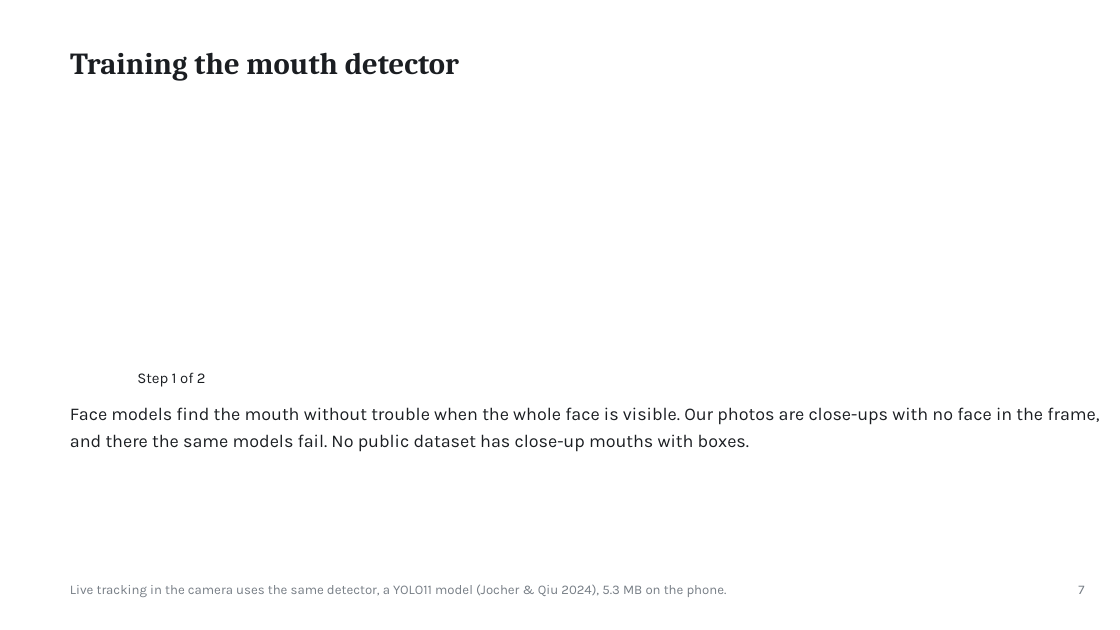
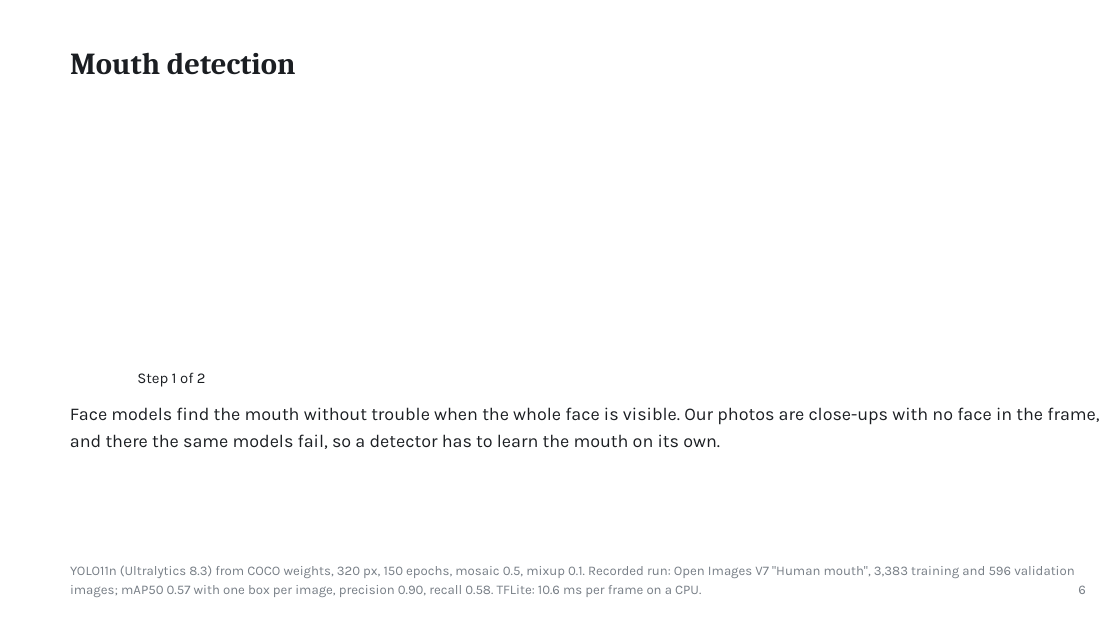
Before and after one commit to ertugrul-senturk/interactive-slides, a slide deck: slide 11 of public/decks/2026-11-smart-teeth.pptx (slide 12 before the commit). Drawn at 1120x630 pixels with LibreOffice and Linux fonts; fonts in the diff are those of the drawing; background and template pictures are left out. Boxes give left, top, right and bottom in pixels: in the first picture for what was removed or moved away, otherwise in the second. Text is boxed around its words. In the diff, an @@ line names an element or a change of style, - is before the commit and + after.

```diff
--- a/public/decks/2026-11-smart-teeth.pptx
+++ b/public/decks/2026-11-smart-teeth.pptx
@@ text at (70, 53, 296, 75): text changed @@
-Training the mouth detector
+Mouth detection
@@ text at (70, 407, 1043, 449): text changed @@
-Face models find the mouth without trouble when the whole face is visible. Our photos are close-ups with no face in the frame,
-and there the same models fail. No public dataset has close-up mouths with boxes.
+Face models find the mouth without trouble when the whole face is visible. Our photos are close-ups with no face in the frame,
+and there the same models fail, so a detector has to learn the mouth on its own.
@@ text at (70, 565, 1012, 597): text changed @@
-Live tracking in the camera uses the same detector, a YOLO11 model (Jocher & Qiu 2024), 5.3 MB on the phone.
+YOLO11n (Ultralytics 8.3) from COCO weights, 320 px, 150 epochs, mosaic 0.5, mixup 0.1. Recorded run: Open Images V7 "Human mouth", 3,383 training and 596 validation
+images; mAP50 0.57 with one box per image, precision 0.90, recall 0.58. TFLite: 10.6 ms per frame on a CPU.
@@ text at (1078, 585, 1086, 594): text changed @@
-7
+6
```
Also in this commit, not shown: 18 other slides changed, 17 slides added, 30 slides removed, 33 other files.
